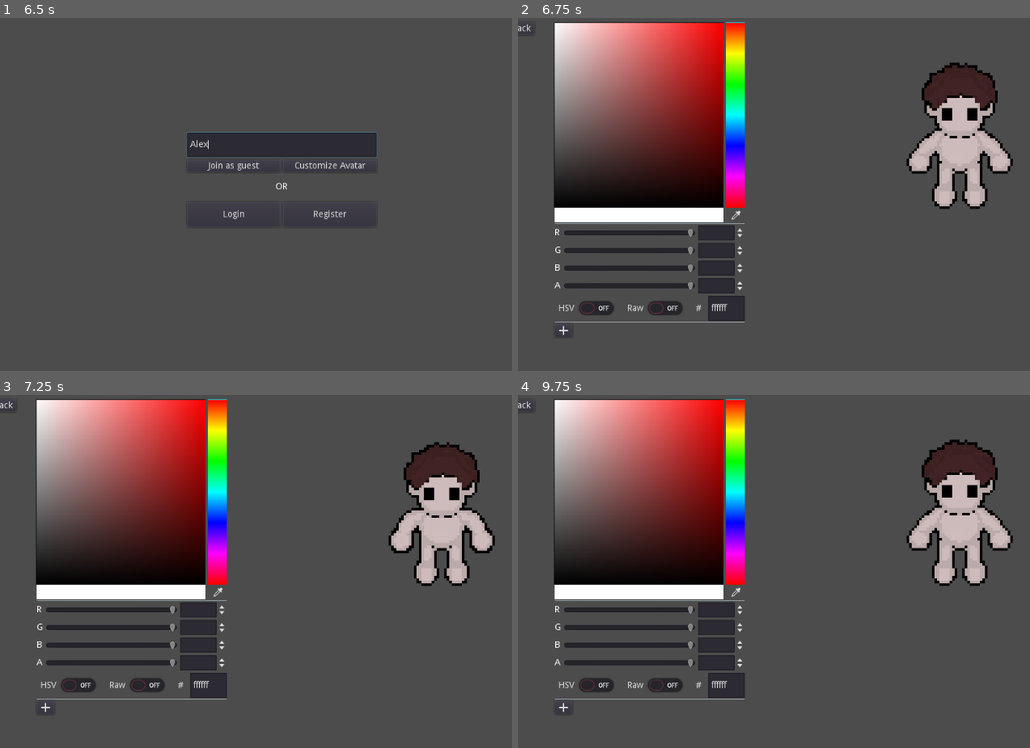
Above: before the commit, frames 1-4 (two rows, left to right).
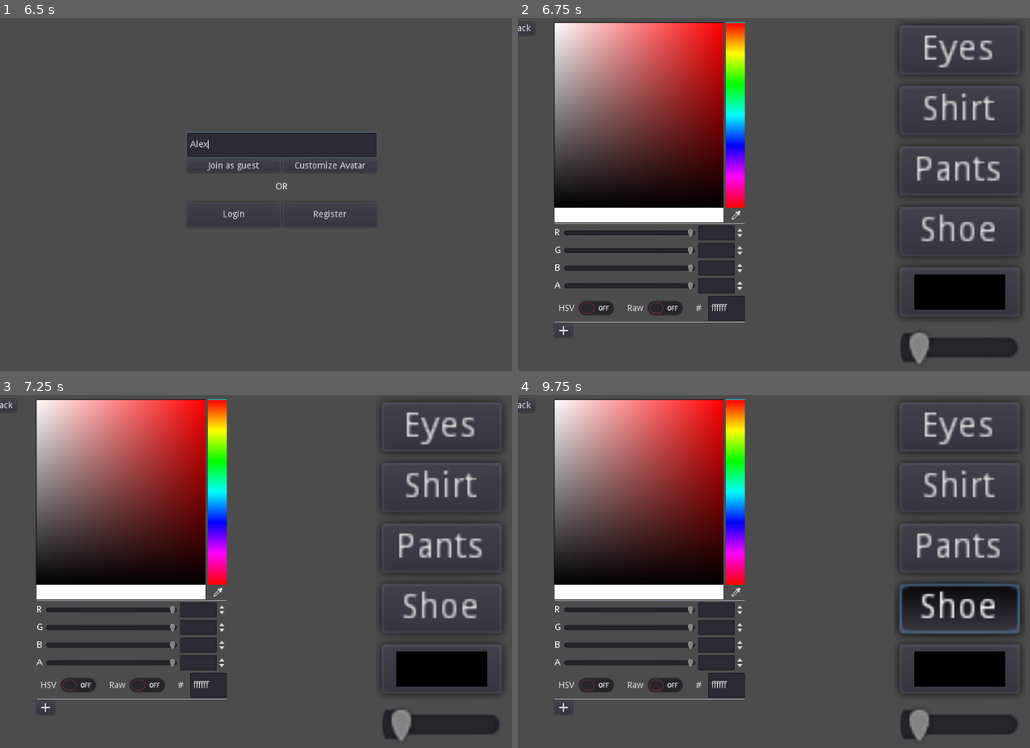
Above: after the commit, the same moments.

Repository: MinisX/Collaboration-Space
Game: Godot game, scene res://login/LoginScreen.tscn
Same seed, same stepped clock (60 frames per second), same inputs: the game is played once before the commit and once after it.
Inputs (mouse positions are in pixels of both pictures, inside the frame that each line leads up to):
- Up to frame 1 (6.5 s): click (322, 173) at 0.52 s; type "Alex" at 0.6 s; click (322, 190) at 0.75 s; type "12" at 0.83 s; click "Login" at 1.25 s; click "Register" at 2 s; click (322, 173) at 2.77 s; type "Alex" at 2.85 s; click (322, 190) at 3 s; type "12" at 3.08 s; click "Register" at 3.5 s; click "Login" at 4.25 s; click "join as guest" at 5 s; click (281, 145) at 5.77 s; type "Alex" at 5.85 s
- Up to frame 2 (6.75 s): click "Customize Avatar" at 6.5 s
- Up to frame 3 (7.25 s): no input
- Up to frame 4 (9.75 s): click (958, 426) at 7.25 s, where only the run after the commit has a clickable "Eyes"; click (958, 486) at 8 s, where only the run after the commit has a clickable "Shirt"; click (958, 546) at 8.75 s, where only the run after the commit has a clickable "Pants"; click (958, 610) at 9.5 s, where only the run after the commit has a clickable "Shoe"

Frame 1 is identical in both runs. In frame 2, 9.5% of the frame differs, in the area x 74-99%, y 1-98%; in frame 3, 9.5%; in frame 4, 12%, in the area x 73-99%, y 1-98%.
Error in both runs: Invalid get index 'error' (on base: 'Nil'). (res://login/LoginScreen.gd:40)

Commit message:
Updated customization UI and logic

Diff:
--- a/Main Project/Avatar.gd
+++ b/Main Project/Avatar.gd
@@ -1,14 +1,66 @@
-extends KinematicBody2D
+extends Node2D
 
 
+onready var sprites: Node2D = $Sprites
+onready var animation: AnimationPlayer = $Animation
+onready var button_group: ButtonGroup = null
+onready var color_picker: ColorPickerButton = $MarginContainer/VBoxContainer/ColorPicker
+onready var turn_avatar_slider: HSlider = $MarginContainer/VBoxContainer/TurnAvatarSlider
 
-func _ready():
+var active_part: String = "Hair"
+var active_color: Color = Color(1.0, 1.0, 1.0, 1.0)
+
+func _ready() -> void:
+	button_group = $MarginContainer/VBoxContainer/Hair.group
+	button_group.connect("pressed", self, "_on_avatar_part_selected")
+	color_picker.connect("color_changed", self, "_on_color_value_changed")
+	turn_avatar_slider.connect("value_changed", self, "_on_avatar_turned")
+#	color_picker.connect("popup_closed", self, "_on_color_selected")
+
+
+func _on_color_value_changed(color: Color) -> void:
+	active_color = color
+	Meeting.participant_data["Color"][active_part] = active_color
+	set_selected_color()
+
+
+func _on_avatar_turned(value: int) -> void:
+	if value == 0:
+		animation.play("idle_s")
+	elif value == 1:
+		animation.play("idle_se")
+	elif value == 2:
+		animation.play("idle_e")
+	elif value == 3:
+		animation.play("idle_ne")
+	elif value == 4:
+		animation.play("idle_n")
+	elif value == 5:
+		animation.play("idle_nw")
+	elif value == 6:
+		animation.play("idle_w")
+	elif value == 7:
+		animation.play("idle_sw")
+
+
+func _on_avatar_part_selected(selected: Button) -> void:
+	active_part = selected.name
+
+
+func set_selected_color() -> void:
+	sprites.get_node("Hair").modulate = Meeting.participant_data["Color"]["Hair"]
+	sprites.get_node("Eyes").modulate = Meeting.participant_data["Color"]["Eyes"]
+	sprites.get_node("Legs").modulate = Meeting.participant_data["Color"]["Pants"]
+	sprites.get_node("Feet").modulate = Meeting.participant_data["Color"]["Shoe"]
+	# skin
+	sprites.get_node("Hands").modulate = Meeting.participant_data["Color"]["Skin"]
+	sprites.get_node("Head").modulate = Meeting.participant_data["Color"]["Skin"]
+	# shirt
+	sprites.get_node("Torso").modulate = Meeting.participant_data["Color"]["Shirt"]
+	sprites.get_node("Arms").modulate = Meeting.participant_data["Color"]["Shirt"]
+
+
+func _on_color_selected() -> void:
 	pass
-
-func set_body_color(color: Color) -> void:
-	$Torso.modulate = color
-	$Head.modulate = color
-	$Legs.modulate = color
-	$Feet.modulate = color
-	$Hands.modulate = color
-	$Arms.modulate = color
+#	Meeting.participant_data["color"][active_part] = active_color
+#	set_selected_color()
--- a/Main Project/Avatar.tscn
+++ b/Main Project/Avatar.tscn
@@ -1,6 +1,7 @@
-[gd_scene load_steps=19 format=2]
+[gd_scene load_steps=20 format=2]
 
 [ext_resource path="res://Avatar.gd" type="Script" id=1]
+[ext_resource path="res://Assets/UI/CustomAvatarButtonGroup.tres" type="ButtonGroup" id=2]
 [ext_resource path="res://Assets/Sprites/idle_hair.png" type="Texture" id=3]
 [ext_resource path="res://Assets/Sprites/idle_eyes.png" type="Texture" id=4]
 [ext_resource path="res://Assets/Sprites/idle_legs.png" type="Texture" id=5]
@@ -917,59 +918,55 @@
 "values": [ 30, 31, 32, 33, 34 ]
 }
 
-[node name="Avatar" type="KinematicBody2D"]
+[node name="Avatar" type="Node2D"]
 script = ExtResource( 1 )
 
-[node name="Head" type="Sprite" parent="."]
-modulate = Color( 0.996078, 0.901961, 0.901961, 1 )
+[node name="Sprites" type="Node2D" parent="."]
+position = Vector2( 176, 0 )
+scale = Vector2( 4, 4 )
+
+[node name="Torso" type="Sprite" parent="Sprites"]
+texture = ExtResource( 9 )
+hframes = 5
+vframes = 8
+
+[node name="Head" type="Sprite" parent="Sprites"]
 texture = ExtResource( 8 )
 hframes = 5
 vframes = 8
 
-[node name="Hair" type="Sprite" parent="."]
-modulate = Color( 0.317647, 0.168627, 0.168627, 1 )
+[node name="Hair" type="Sprite" parent="Sprites"]
 texture = ExtResource( 3 )
 hframes = 5
 vframes = 8
 
-[node name="Eyes" type="Sprite" parent="."]
-modulate = Color( 0, 0, 0, 1 )
+[node name="Eyes" type="Sprite" parent="Sprites"]
 texture = ExtResource( 4 )
 hframes = 5
 vframes = 8
 
-[node name="Arms" type="Sprite" parent="."]
-modulate = Color( 0.996078, 0.901961, 0.901961, 1 )
+[node name="Arms" type="Sprite" parent="Sprites"]
 texture = ExtResource( 7 )
 hframes = 5
 vframes = 8
 
-[node name="Torso" type="Sprite" parent="."]
-modulate = Color( 0.996078, 0.901961, 0.901961, 1 )
-texture = ExtResource( 9 )
-hframes = 5
-vframes = 8
-
-[node name="Legs" type="Sprite" parent="."]
-modulate = Color( 0.996078, 0.901961, 0.901961, 1 )
+[node name="Legs" type="Sprite" parent="Sprites"]
 texture = ExtResource( 5 )
 hframes = 5
 vframes = 8
 
-[node name="Feet" type="Sprite" parent="."]
-modulate = Color( 0.996078, 0.901961, 0.901961, 1 )
+[node name="Feet" type="Sprite" parent="Sprites"]
 texture = ExtResource( 6 )
 hframes = 5
 vframes = 8
 
-[node name="Hands" type="Sprite" parent="."]
-modulate = Color( 0.996078, 0.901961, 0.901961, 1 )
+[node name="Hands" type="Sprite" parent="Sprites"]
 texture = ExtResource( 10 )
 hframes = 5
 vframes = 8
 
 [node name="Animation" type="AnimationPlayer" parent="."]
-root_node = NodePath("../Head")
+root_node = NodePath("../Sprites/Head")
 autoplay = "idle_s"
 playback_speed = 0.5
 anims/RESET = SubResource( 2 )
@@ -981,3 +978,77 @@
 anims/idle_se = SubResource( 7 )
 anims/idle_sw = SubResource( 10 )
 anims/idle_w = SubResource( 9 )
+
+[node name="MarginContainer" type="MarginContainer" parent="."]
+anchor_left = 0.5
+anchor_top = 0.5
+anchor_right = 0.5
+anchor_bottom = 0.5
+margin_left = -24.0
+margin_top = -94.0
+margin_right = 24.0
+margin_bottom = 94.0
+
+[node name="VBoxContainer" type="VBoxContainer" parent="MarginContainer"]
+margin_right = 48.0
+margin_bottom = 188.0
+alignment = 1
+
+[node name="Hair" type="Button" parent="MarginContainer/VBoxContainer"]
+margin_top = 2.0
+margin_right = 48.0
+margin_bottom = 22.0
+toggle_mode = true
+group = ExtResource( 2 )
+text = "Hair"
+
+[node name="Skin" type="Button" parent="MarginContainer/VBoxContainer"]
+margin_top = 26.0
+margin_right = 48.0
+margin_bottom = 46.0
+toggle_mode = true
+group = ExtResource( 2 )
+text = "Skin"
+
+[node name="Eyes" type="Button" parent="MarginContainer/VBoxContainer"]
+margin_top = 50.0
+margin_right = 48.0
+margin_bottom = 70.0
+toggle_mode = true
+group = ExtResource( 2 )
+text = "Eyes"
+
+[node name="Shirt" type="Button" parent="MarginContainer/VBoxContainer"]
+margin_top = 74.0
+margin_right = 48.0
+margin_bottom = 94.0
+toggle_mode = true
+group = ExtResource( 2 )
+text = "Shirt"
+
+[node name="Pants" type="Button" parent="MarginContainer/VBoxContainer"]
+margin_top = 98.0
+margin_right = 48.0
+margin_bottom = 118.0
+toggle_mode = true
+group = ExtResource( 2 )
+text = "Pants"
+
+[node name="Shoe" type="Button" parent="MarginContainer/VBoxContainer"]
+margin_top = 122.0
+margin_right = 48.0
+margin_bottom = 142.0
+toggle_mode = true
+group = ExtResource( 2 )
+text = "Shoe"
+
+[node name="ColorPicker" type="ColorPickerButton" parent="MarginContainer/VBoxContainer"]
+margin_top = 146.0
+margin_right = 48.0
+margin_bottom = 166.0
+
+[node name="TurnAvatarSlider" type="HSlider" parent="MarginContainer/VBoxContainer"]
+margin_top = 170.0
+margin_right = 48.0
+margin_bottom = 186.0
+max_value = 7.0
